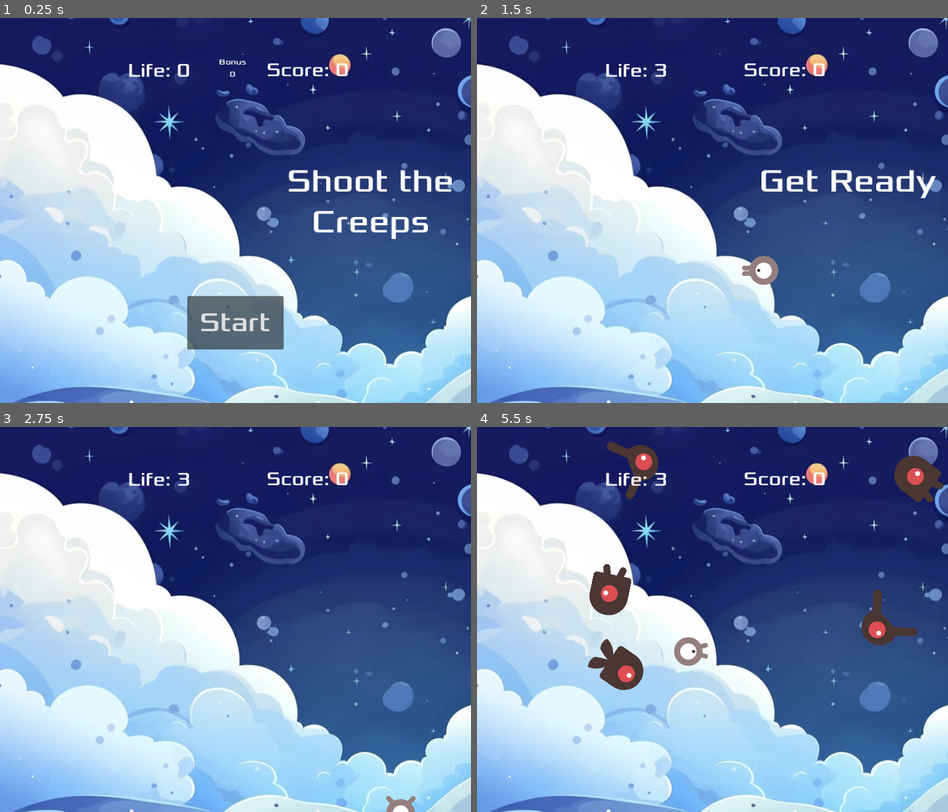
Above: before the commit, frames 1-4 (two rows, left to right).
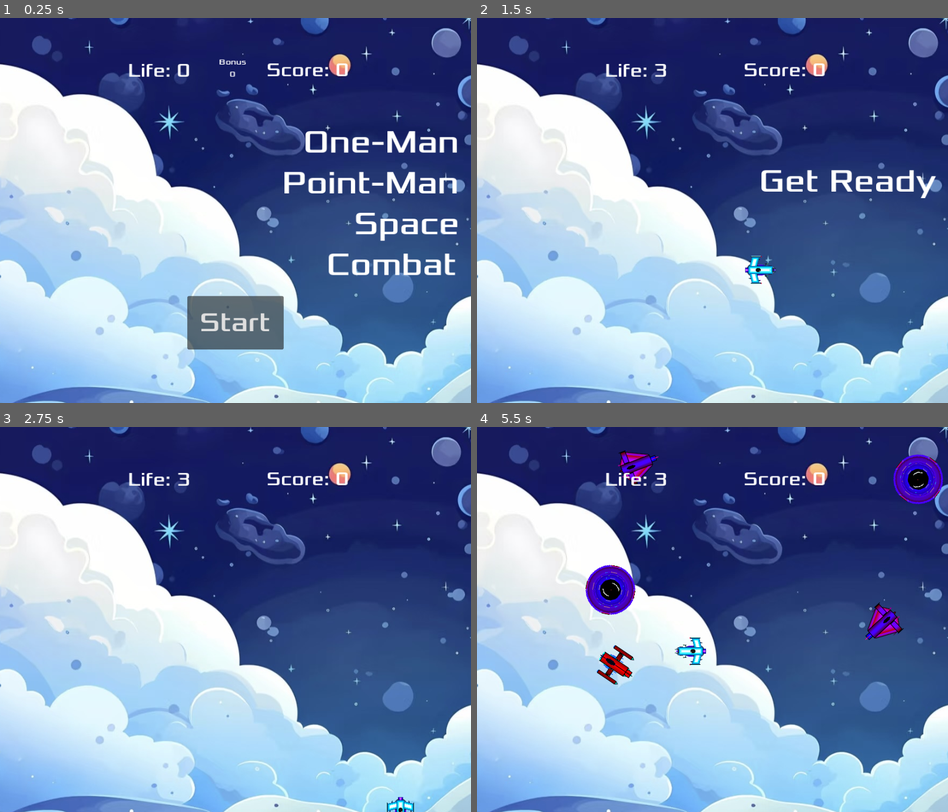
Above: after the commit, the same moments.

Repository: Indronil-Prince/Lightning-Game-Creep
Game: Godot game, scene res://main.tscn
Same seed, same stepped clock (60 frames per second), same inputs: the game is played once before the commit and once after it.
Inputs (mouse positions are in pixels of both pictures, inside the frame that each line leads up to):
- Up to frame 1 (0.25 s): no input
- Up to frame 2 (1.5 s): click "Start" at 0.5 s; tap Enter at 1.25 s; move the mouse to (816, 191) at 1.27 s; press the mouse at (816, 191) at 1.28 s; hold D (move_right) from 1.28 s (still down)
- Up to frame 3 (2.75 s): tap Space at 1.52, 2.27 s; move the mouse to (141, 638) at 2.02 s; release D (move_right) at 2.03 s; release the mouse at (141, 638) at 2.03 s; hold S (move_down) from 2.03 s (still down); click (141, 638) at 2.1 s
- Up to frame 4 (5.5 s): move the mouse to (759, 534) at 2.77 s; release S (move_down) at 2.78 s; press the mouse at (759, 534) at 2.78 s; hold D (move_right) 2.78-3.53 s; move the mouse to (688, 696) at 3.52 s; release the mouse at (688, 696) at 3.53 s; hold W (move_up) 3.53-4.28 s; click (688, 696) at 3.6 s; tap Space at 3.77, 4.52, 5.27 s; move the mouse to (853, 677) at 4.27 s; press the mouse at (853, 677) at 4.28 s; hold A (move_left) from 4.28 s (still down); move the mouse to (571, 561) at 5.02 s; release the mouse at (571, 561) at 5.03 s; click (571, 561) at 5.1 s

The runs differ from the first frame. In frame 1, 3.7% of the frame differs, in the area x 60-98%, y 29-67%; in frame 2, 0.4%; in frame 3, 0.2%; in frame 4, 5.1%, in the area x 23-99%, y 3-69%.

Commit message:
Joshua's COMMIT

Diff:
--- a/hud.gd
+++ b/hud.gd
@@ -12,7 +12,7 @@
 func show_game_over():
 	show_message("Game Over")
 	await $MessageTimer.timeout
-	$MessageLabel.text = "Dodge the\nCreeps"
+	$MessageLabel.text = "You Died\n Try Again? "
 	$MessageLabel.show()
 	await get_tree().create_timer(1).timeout
 	$StartButton.show()
--- a/hud.tscn
+++ b/hud.tscn
@@ -65,8 +65,10 @@
 grow_vertical = 2
 theme_override_fonts/font = ExtResource("2_2jm3i")
 theme_override_font_sizes/font_size = 60
-text = "Shoot the
-Creeps"
+text = "  One-Man
+Point-Man
+       Space
+    Combat"
 horizontal_alignment = 1
 
 [node name="StartButton" type="Button" parent="."]
--- a/mob.tscn
+++ b/mob.tscn
@@ -1,21 +1,15 @@
-[gd_scene load_steps=10 format=3 uid="uid://rkdnhqgf2hpj"]
+[gd_scene load_steps=7 format=3 uid="uid://rkdnhqgf2hpj"]
 
 [ext_resource type="Script" path="res://mob.gd" id="1"]
-[ext_resource type="Texture2D" uid="uid://yqglrrsx7j1f" path="res://art/enemyFlyingAlt_1.png" id="2"]
-[ext_resource type="Texture2D" uid="uid://bpot8awhdn6ph" path="res://art/enemyFlyingAlt_2.png" id="3"]
-[ext_resource type="Texture2D" uid="uid://bu4221t7qpa7d" path="res://art/enemyWalking_1.png" id="4"]
-[ext_resource type="Texture2D" uid="uid://booij5t7h4efb" path="res://art/enemyWalking_2.png" id="5"]
-[ext_resource type="Texture2D" uid="uid://5lvm88ij4jqn" path="res://art/enemySwimming_1.png" id="6"]
-[ext_resource type="Texture2D" uid="uid://bng45cvsgufqc" path="res://art/enemySwimming_2.png" id="7"]
+[ext_resource type="Texture2D" uid="uid://dqej0bmimv0j7" path="res://art/enemyFighter.png" id="2_0h3t8"]
+[ext_resource type="Texture2D" uid="uid://dhwoqwebvu2ka" path="res://art/enemyFighterRed.png" id="3_ohkqt"]
+[ext_resource type="Texture2D" uid="uid://bjoejdnccw27u" path="res://art/enemyPurple.png" id="6_h0qsq"]
 
 [sub_resource type="SpriteFrames" id="1"]
 animations = [{
 "frames": [{
 "duration": 1.0,
-"texture": ExtResource("2")
-}, {
-"duration": 1.0,
-"texture": ExtResource("3")
+"texture": ExtResource("2_0h3t8")
 }],
 "loop": true,
 "name": &"fly",
@@ -23,10 +17,7 @@
 }, {
 "frames": [{
 "duration": 1.0,
-"texture": ExtResource("6")
-}, {
-"duration": 1.0,
-"texture": ExtResource("7")
+"texture": ExtResource("3_ohkqt")
 }],
 "loop": true,
 "name": &"swim",
@@ -34,10 +25,7 @@
 }, {
 "frames": [{
 "duration": 1.0,
-"texture": ExtResource("4")
-}, {
-"duration": 1.0,
-"texture": ExtResource("5")
+"texture": ExtResource("6_h0qsq")
 }],
 "loop": true,
 "name": &"walk",
@@ -55,7 +43,7 @@
 [node name="AnimatedSprite2D" type="AnimatedSprite2D" parent="."]
 scale = Vector2(0.75, 0.75)
 sprite_frames = SubResource("1")
-animation = &"walk"
+animation = &"swim"
 
 [node name="CollisionShape2D" type="CollisionShape2D" parent="."]
 rotation = 1.5708
--- a/player.tscn
+++ b/player.tscn
@@ -1,20 +1,16 @@
-[gd_scene load_steps=14 format=3 uid="uid://4vwrqjegqwpj"]
+[gd_scene load_steps=13 format=3 uid="uid://4vwrqjegqwpj"]
 
 [ext_resource type="Script" path="res://player.gd" id="1"]
 [ext_resource type="Texture2D" uid="uid://ftkxr8r4qghp" path="res://art/playerGrey_walk1.png" id="2"]
 [ext_resource type="AudioStream" uid="uid://bjx6eu21n5evd" path="res://art/Audio/shooting_sound_effect/SHOOT003.mp3" id="2_lvqxe"]
-[ext_resource type="Texture2D" uid="uid://couyhcegeihme" path="res://art/playerGrey_walk2.png" id="3"]
-[ext_resource type="Texture2D" uid="uid://b4yyoafu8bi0q" path="res://art/playerGrey_up1.png" id="4"]
-[ext_resource type="Texture2D" uid="uid://bko65a0nd66st" path="res://art/playerGrey_up2.png" id="5"]
+[ext_resource type="Texture2D" uid="uid://dk74v6sckxbef" path="res://art/playersShipBiggerRight.png" id="3_lfvv2"]
+[ext_resource type="Texture2D" uid="uid://vrfpudnej1xs" path="res://art/playersShipBigger.png" id="5_p32ou"]
 
 [sub_resource type="SpriteFrames" id="1"]
 animations = [{
 "frames": [{
 "duration": 1.0,
-"texture": ExtResource("2")
-}, {
-"duration": 1.0,
-"texture": ExtResource("3")
+"texture": ExtResource("3_lfvv2")
 }],
 "loop": true,
 "name": &"right",
@@ -22,10 +18,7 @@
 }, {
 "frames": [{
 "duration": 1.0,
-"texture": ExtResource("4")
-}, {
-"duration": 1.0,
-"texture": ExtResource("5")
+"texture": ExtResource("5_p32ou")
 }],
 "loop": true,
 "name": &"up",
@@ -67,6 +60,7 @@
 animation = &"up"
 
 [node name="CollisionShape2D" type="CollisionShape2D" parent="."]
+scale = Vector2(1, 0.836668)
 shape = SubResource("2")
 
 [node name="Trail" type="GPUParticles2D" parent="."]
Binary file added: art/enemyFighter.png
Not shown, added: art/enemyFighter.png.import
Binary file added: art/enemyFighterRed.png
Not shown, added: art/enemyFighterRed.png.import
Binary file added: art/enemyGreen.png
Not shown, added: art/enemyGreen.png.import
Binary file added: art/enemyPurple.png
Not shown, added: art/enemyPurple.png.import
Binary file added: art/enemyRed.png
Not shown, added: art/enemyRed.png.import
Binary file added: art/playersShipBigger.png
Not shown, added: art/playersShipBigger.png.import
(and 2 more such lines)
